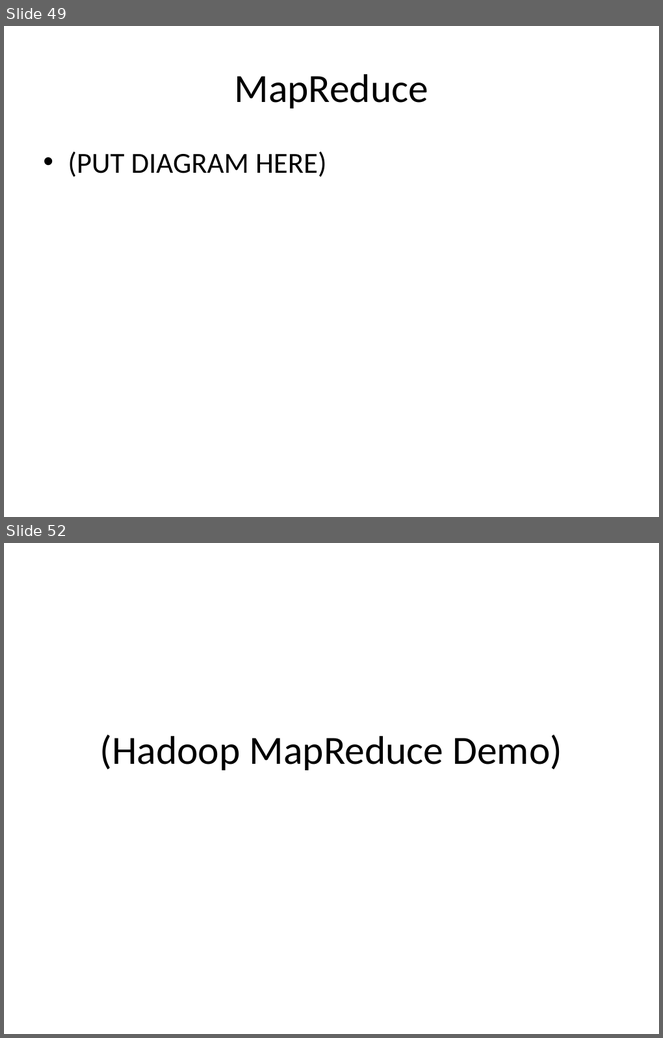
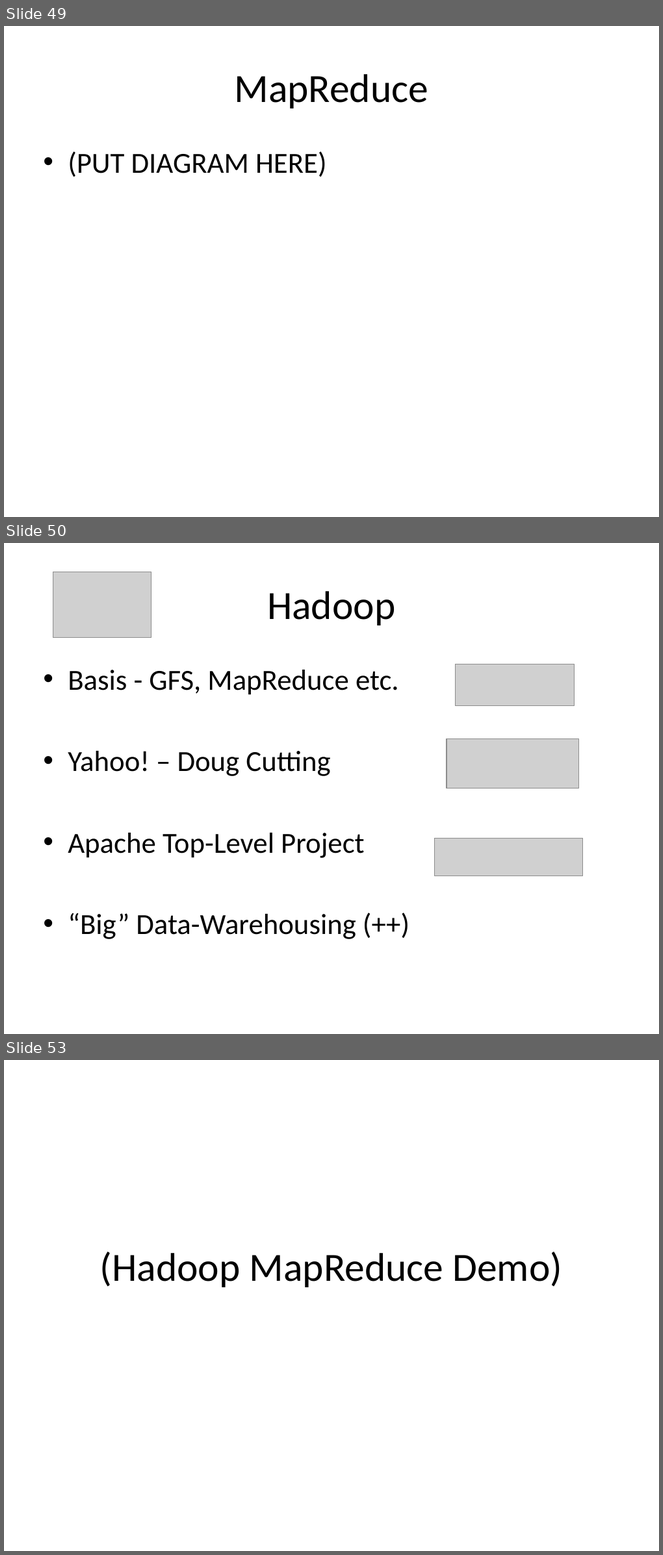
Before and after one commit to alexdgarland/database-demos, a slide deck: Slides/Not Only SQL - Picking A Database for DotNET.pptx. Shown one above the other, each under a label of ours: slides 49 and 52 before the commit, slides 49, 50 and 53 after it; the slides between them are not shown. The pictures are 663x1038 and 663x1555 pixels, drawn with LibreOffice and Linux fonts; fonts in the diff are those of the drawing; grey boxes stand for pictures. Boxes give left, top, right and bottom in pixels: in the first picture for what was removed or moved away, otherwise in the second. Text is boxed around its words. In the diff, an @@ line names an element or a change of style, - is before the commit and + after.

```diff
--- a/Slides/Not Only SQL - Picking A Database for DotNET.pptx
+++ b/Slides/Not Only SQL - Picking A Database for DotNET.pptx
@@ slide 50 added at (x1=4, y1=543, x2=659, y2=1034), background #FFFFFF @@
@@ picture added at (x1=53, y1=572, x2=152, y2=637) @@
@@ title added at (x1=267, y1=591, x2=395, y2=626), 44 pt, text #000000 @@
+Hadoop
@@ text added at (x1=68, y1=670, x2=399, y2=939), 32 pt, text #000000 @@
+• Basis - GFS, MapReduce etc.
+• Yahoo! – Doug Cutting
+• Apache Top-Level Project
+• “Big” Data-Warehousing (++)
@@ picture added at (x1=456, y1=664, x2=574, y2=706) @@
@@ picture added at (x1=447, y1=739, x2=579, y2=789) @@
@@ picture added at (x1=434, y1=838, x2=582, y2=876) @@
@@ what was slide 52 is now slide 53 @@
```
Also in this commit, not shown: 8 slides changed, 1 other slide added, 1 slide removed.
